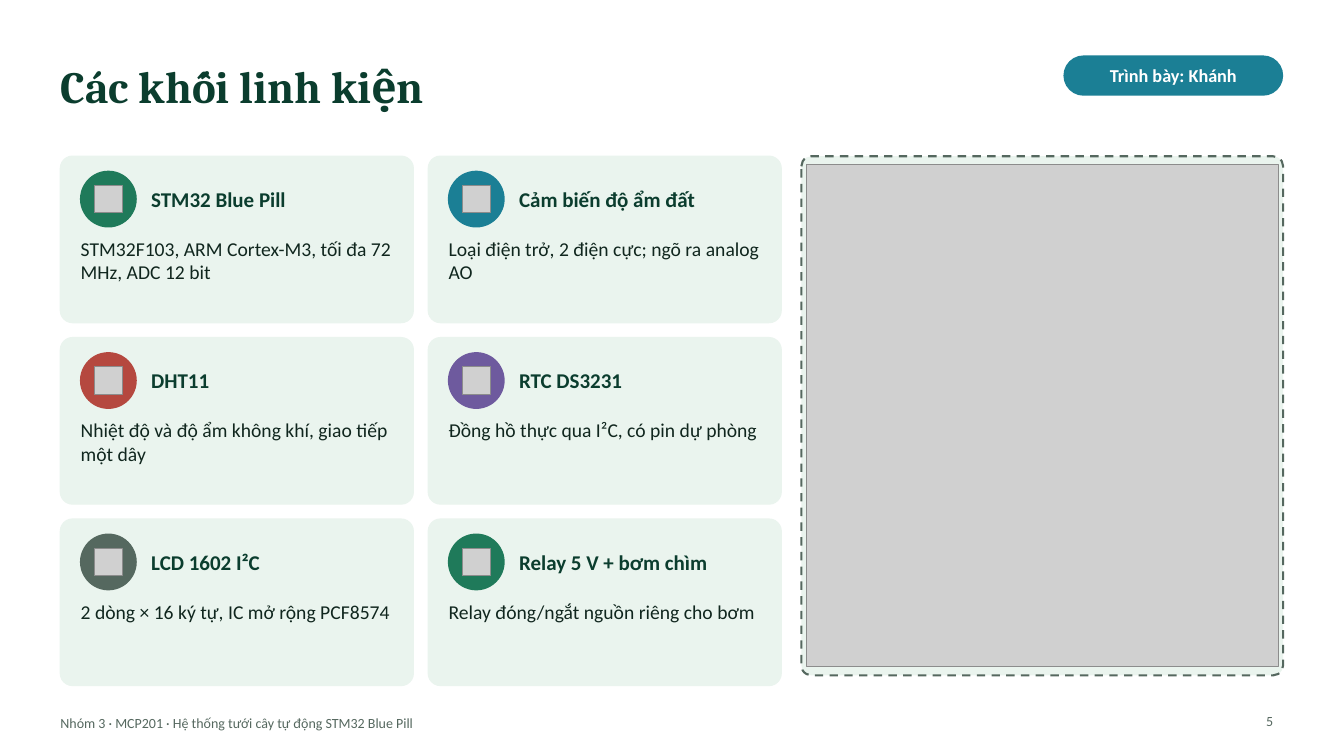
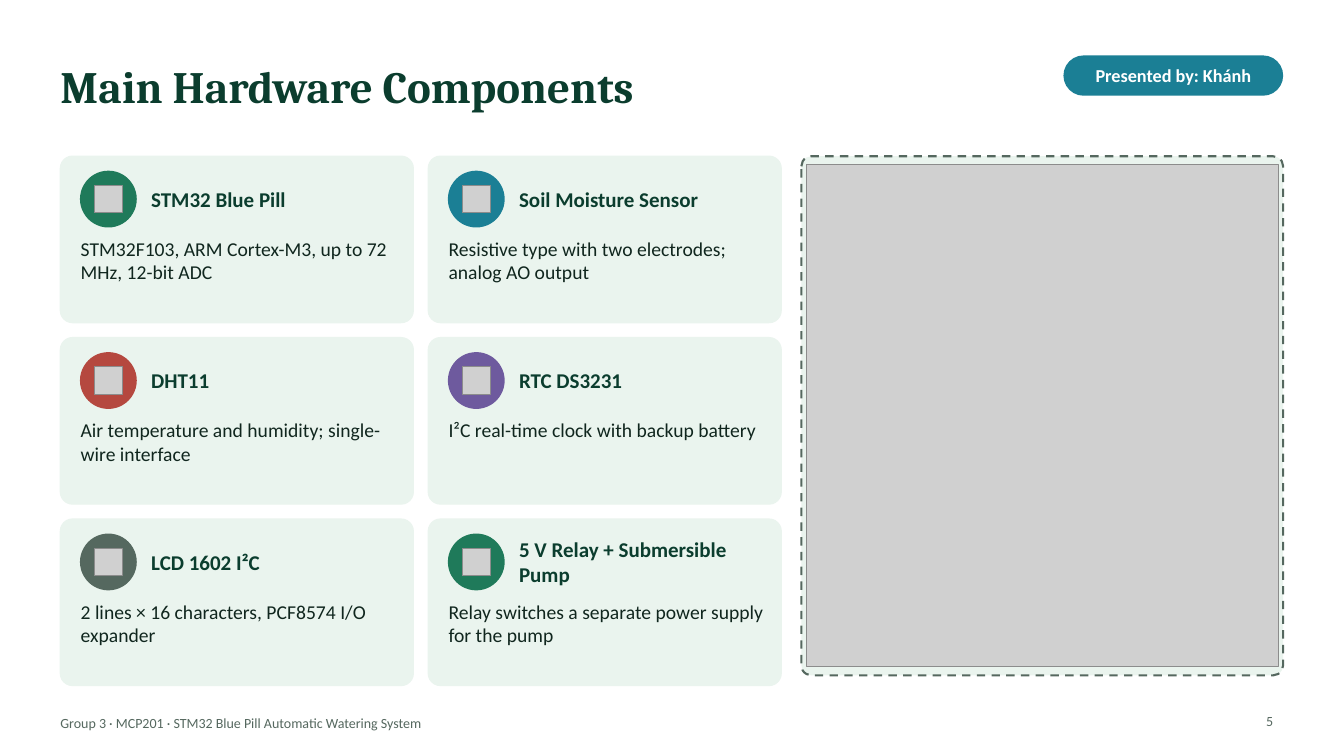
Before and after one commit to vukhangdeeptry/Automatic-Plant-Watering-System-using-STM32-Blue-Pill, a slide deck: slide 5 of Documentation/Slide_FinalThuyetTrinh_TuoiCay_STM32.pptx. Drawn at 1344x756 pixels with LibreOffice and Linux fonts; fonts in the diff are those of the drawing; grey boxes stand for pictures. Boxes give left, top, right and bottom in pixels: in the first picture for what was removed or moved away, otherwise in the second. Text is boxed around its words. In the diff, an @@ line names an element or a change of style, - is before the commit and + after.

```diff
--- a/Documentation/Slide_FinalThuyetTrinh_TuoiCay_STM32.pptx
+++ b/Documentation/Slide_FinalThuyetTrinh_TuoiCay_STM32.pptx
@@ title at bbox=[60, 72, 634, 113]: text changed @@
-Các khối linh kiện
+Main Hardware Components
@@ text at bbox=[1096, 69, 1251, 85]: text changed @@
-Trình bày: Khánh
+Presented by: Khánh
@@ text at bbox=[519, 192, 698, 207]: text changed @@
-Cảm biến độ ẩm đất
+Soil Moisture Sensor
@@ text at bbox=[81, 243, 387, 281]: text changed @@
-STM32F103, ARM Cortex-M3, tối đa 72 MHz, ADC 12 bit
+STM32F103, ARM Cortex-M3, up to 72 MHz, 12-bit ADC
@@ text at bbox=[449, 242, 726, 283]: text changed @@
-Loại điện trở, 2 điện cực; ngõ ra analog AO
+Resistive type with two electrodes; analog AO output
@@ text at bbox=[81, 423, 380, 461]: text changed @@
-Nhiệt độ và độ ẩm không khí, giao tiếp một dây
+Air temperature and humidity; single-wire interface
@@ text at bbox=[449, 422, 755, 440]: text changed @@
-Đồng hồ thực qua I²C, có pin dự phòng
+I²C real-time clock with backup battery
@@ text at bbox=[519, 542, 727, 586]: text changed @@
-Relay 5 V + bơm chìm
+5 V Relay + Submersible Pump
@@ text at bbox=[81, 605, 365, 645]: text changed @@
-2 dòng × 16 ký tự, IC mở rộng PCF8574
+2 lines × 16 characters, PCF8574 I/O expander
@@ text at bbox=[449, 605, 763, 645]: text changed @@
-Relay đóng/ngắt nguồn riêng cho bơm
+Relay switches a separate power supply for the pump
@@ text at bbox=[60, 718, 421, 731]: text changed @@
-Nhóm 3 · MCP201 · Hệ thống tưới cây tự động STM32 Blue Pill
+Group 3 · MCP201 · STM32 Blue Pill Automatic Watering System
```
Also in this commit, not shown: 17 other slides changed, 1 slide added, 1 slide removed.
